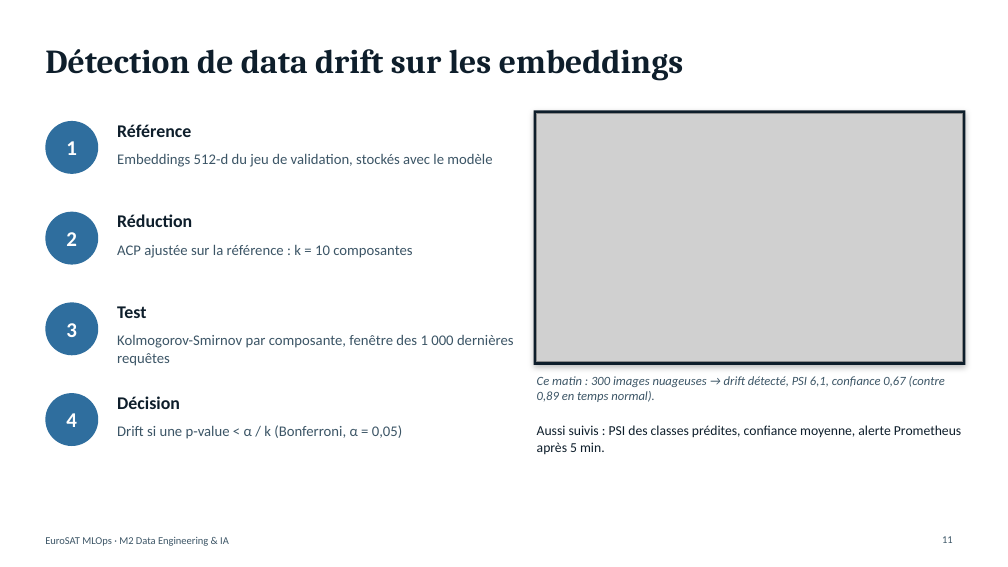
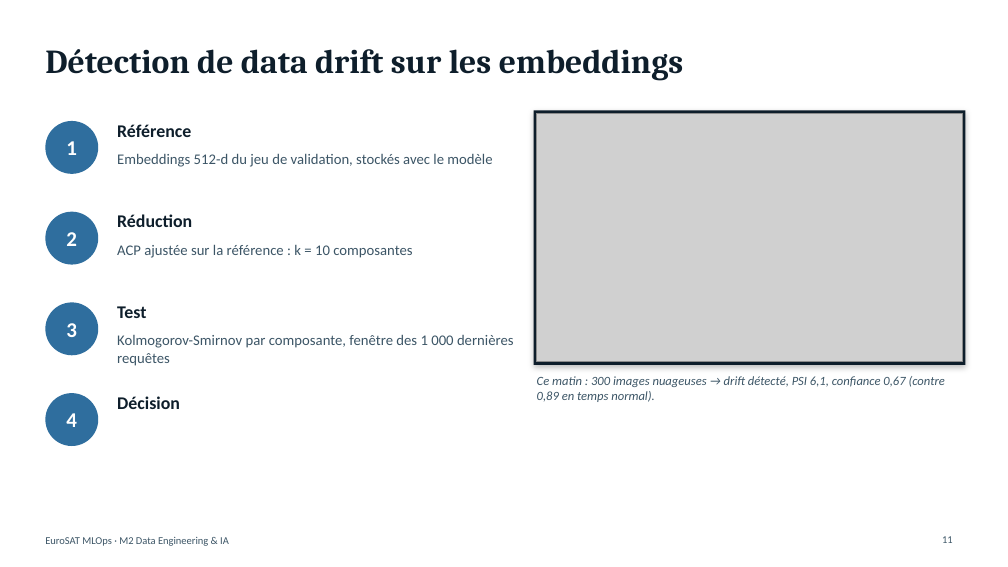
Before and after one commit to nplnguyen/eurosat-mlops, a slide deck: slide 11 of presentation/soutenance-mlops-eurosat.pptx. Drawn at 1008x567 pixels with LibreOffice and Linux fonts; fonts in the diff are those of the drawing; grey boxes stand for pictures. Boxes give left, top, right and bottom in pixels: in the first picture for what was removed or moved away, otherwise in the second. Text is boxed around its words. In the diff, an @@ line names an element or a change of style, - is before the commit and + after.

```diff
--- a/presentation/soutenance-mlops-eurosat.pptx
+++ b/presentation/soutenance-mlops-eurosat.pptx
@@ text removed at <box>117,425,402,439</box> @@
-Drift si une p-value < α / k (Bonferroni, α = 0,05)
@@ text removed at <box>537,425,961,454</box> @@
-Aussi suivis : PSI des classes prédites, confiance moyenne, alerte Prometheus après 5 min.
```
Also in this commit, not shown: 5 other slides changed.
